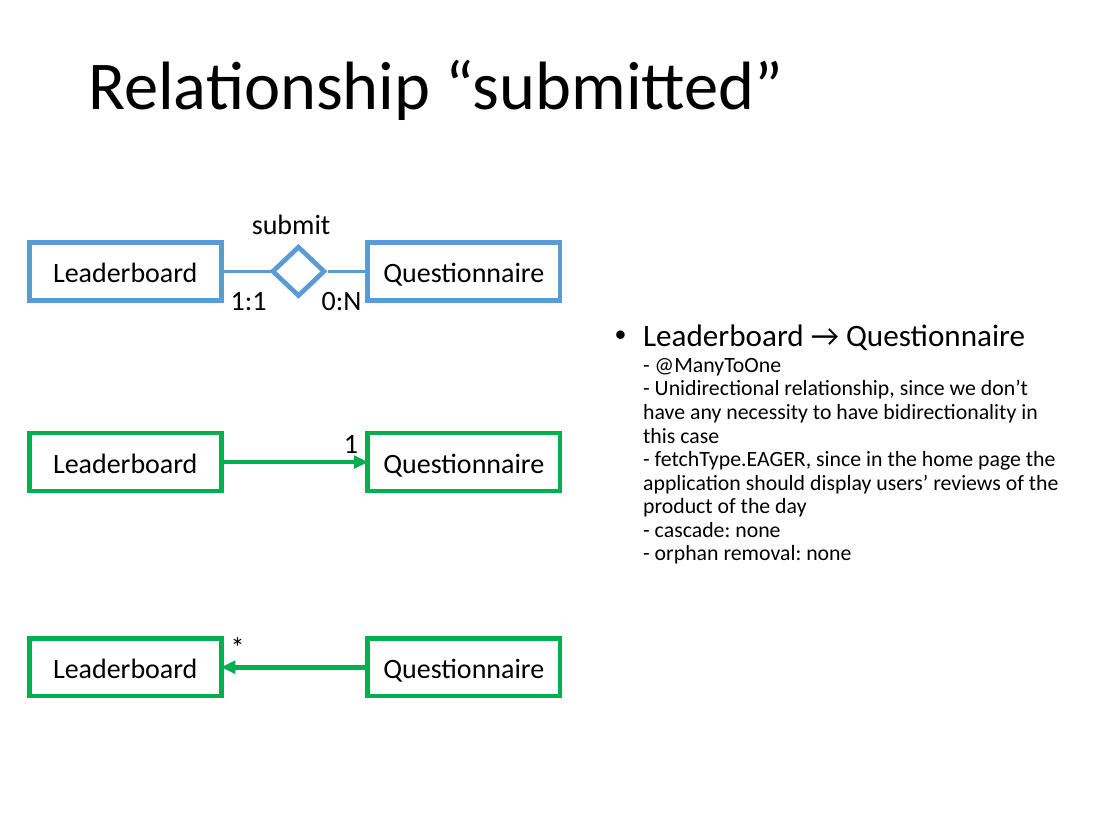
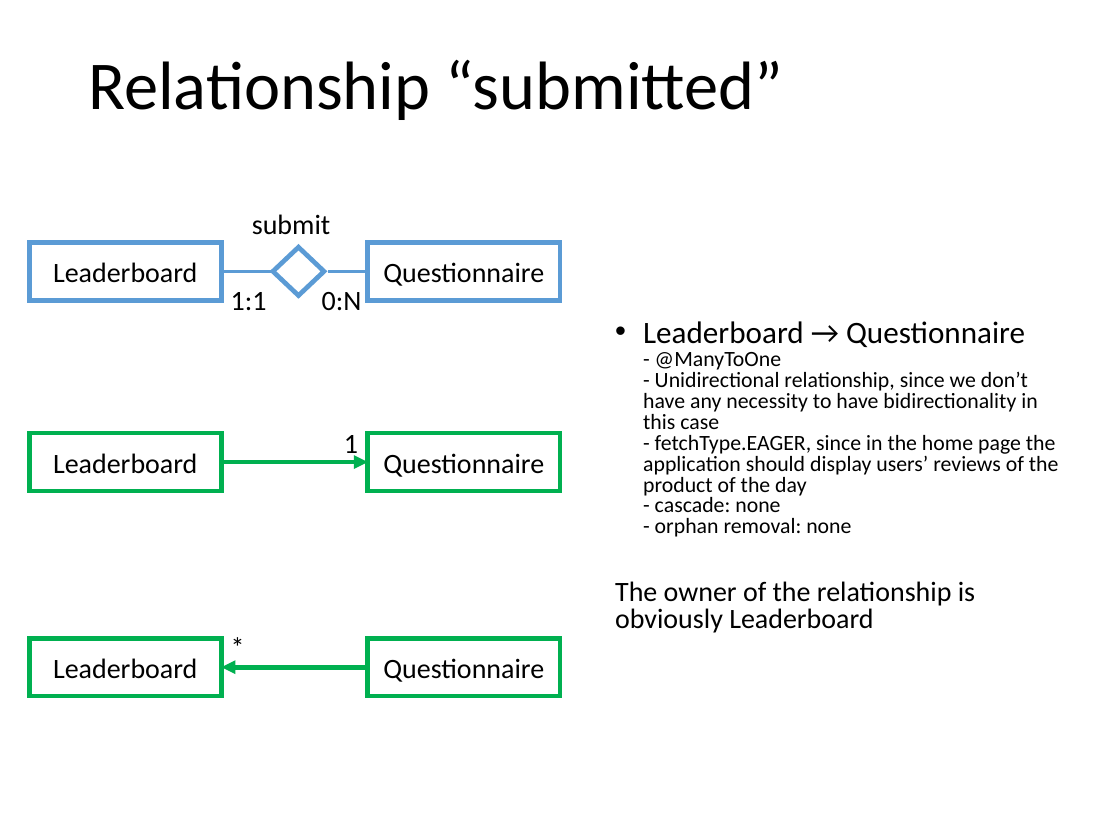
Before and after one commit to MatteoMakovec/GamifiedMarketingApplication, a slide deck: slide 31 of gamified_marketing_application.pptx. Drawn at 1120x840 pixels with LibreOffice and Linux fonts; fonts in the diff are those of the drawing. Boxes give left, top, right and bottom in pixels: in the first picture for what was removed or moved away, otherwise in the second. Text is boxed around its words. In the diff, an @@ line names an element or a change of style, - is before the commit and + after.

```diff
--- a/gamified_marketing_application.pptx
+++ b/gamified_marketing_application.pptx
@@ text at (643, 321, 1059, 537): line spacing 0.9 to 0.8 @@
@@ text at (615, 581, 975, 633): paragraph added @@
+The owner of the relationship is obviously Leaderboard
```
Also in this commit, not shown: 3 other slides changed.
